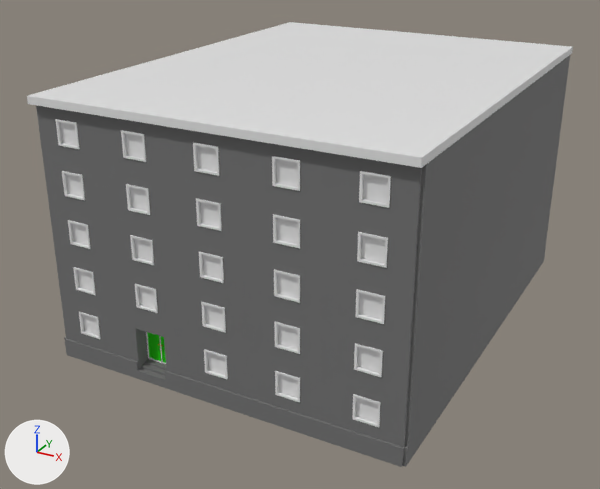
What one commit did to the FBX model OSB3D/Assets/Prefabs/Import/Buildings/BR20_F05_04.fbx.
Before and after are seen from a 50 mm camera at (2.78, -80.81, 23.83) aimed at (-18.58, -41.98, 4.42). Every picture has the same lights, and +X, +Y and +Z are marked at lower left. Vertices at the same position are counted once.

The first picture shows 'BR20_F05_04'.
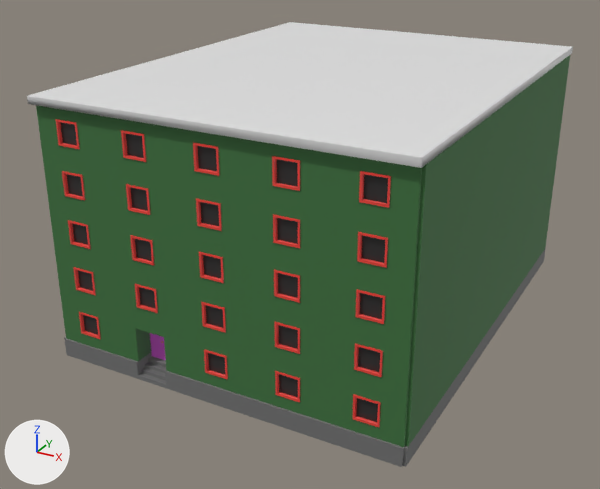
Edits to the bpy script that builds the scene:
```text
Change mat_facade_003:
    mat_facade_003.base_color: (0.168, 0.168, 0.168) -> (0.0463, 0.168, 0.0476)  # grey #727272 -> dark green #3d723e
Change mat_windowglass_003:
    mat_windowglass_003.base_color: (0.8, 0.8, 0.8) -> (0.0262, 0.0262, 0.0262)  # white #e7e7e7 -> black #2d2d2d
Add mat_windowframe_003:
    mat_windowframe_003 = principled_material('WindowFrame.003')
    mat_windowframe_003.base_color = (0.8, 0.0527, 0.0404)  # red #e74139
Change me_cube_045:
    used by ob_br20_f05_04; location = (-17.5, -40.0, 7.5)
    remove me_cube_045.from_pydata(...)  # 1272 vertices, 1042 faces; spans x -10.0..10.0, y -12.8..12.8, z -7.5..6.9
    add me_cube_045.from_pydata(...)  # 1247 vertices, 1008 faces; spans x -10.0..10.0, y -12.8..12.8, z -7.5..6.9
    me_cube_045 part 1
    61 vertices are removed from x -4.9..-3.1, y -12.5..-11.4, z -7.2..-4.6
    70 faces are deleted
    8 vertices in x -4.9..-3.1, y -11.5..-11.4, z -6.8..-4.6 move by (0.0, 0.3, 0.0)
    2 vertices move from x -4.9..-3.1, y -11.4, z -7.2 to x -4.9..-3.1, y -11.1, z -7.3
    20 vertices are added at x -4.9..-3.1, y -12.2..-11.3, z -7.3..-4.6
    10 new vertices lie (0.0, 0.0, 2.1) away from vertices in x -4.8..-3.2, y -11.3, z -6.7
    6 new vertices lie (1.8, 0.0, 0.0) away from vertices in x -4.9, y -11.3, z -7.2..-4.6
    15 new faces join them, mat_slab_003 (grey #727272)
    21 new faces join them, mat_door_003 (pink #e664e7)
    me_cube_045 part 2: 784 faces spanning x -8.6..8.6, y -12.4..12.4, z -5.8..5.8 switch from mat_frame_003 (white #e7e7e7) to mat_windowframe_003 (red #e74139)
    remove me_cube_045.materials.append(mat_doorpanel_003)  # green #29e707
    remove me_cube_045.materials.append(mat_stair_003)  # grey #727272
```

Changed parts and their boxes (x1, y1, x2, y2) in the pictures (600 x 489 px):
'BR20_F05_04', recoloured, reshaped (grey to green): (27, 22, 573, 467) in both
part 1 of me_cube_045, cut back: (64, 328, 408, 467) in both
part 2 of me_cube_045, recoloured (grey to red): (55, 119, 391, 427) in both
